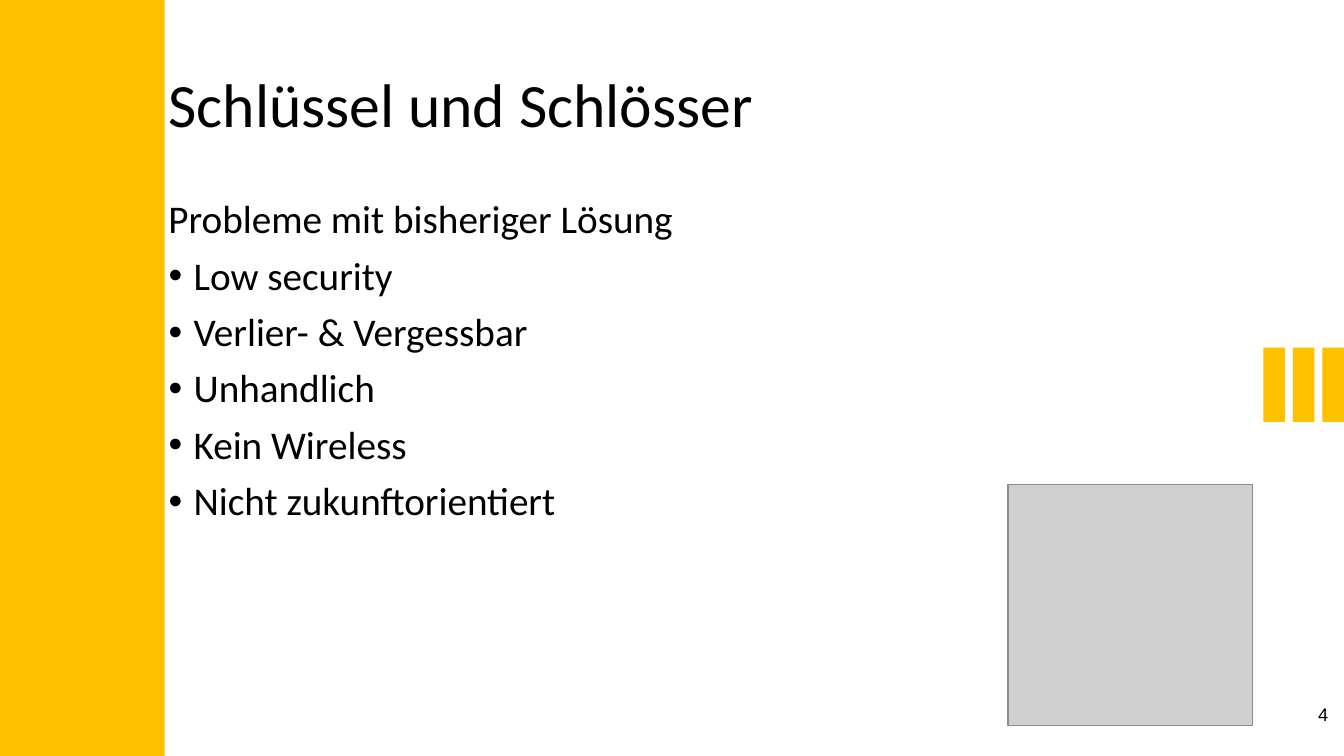
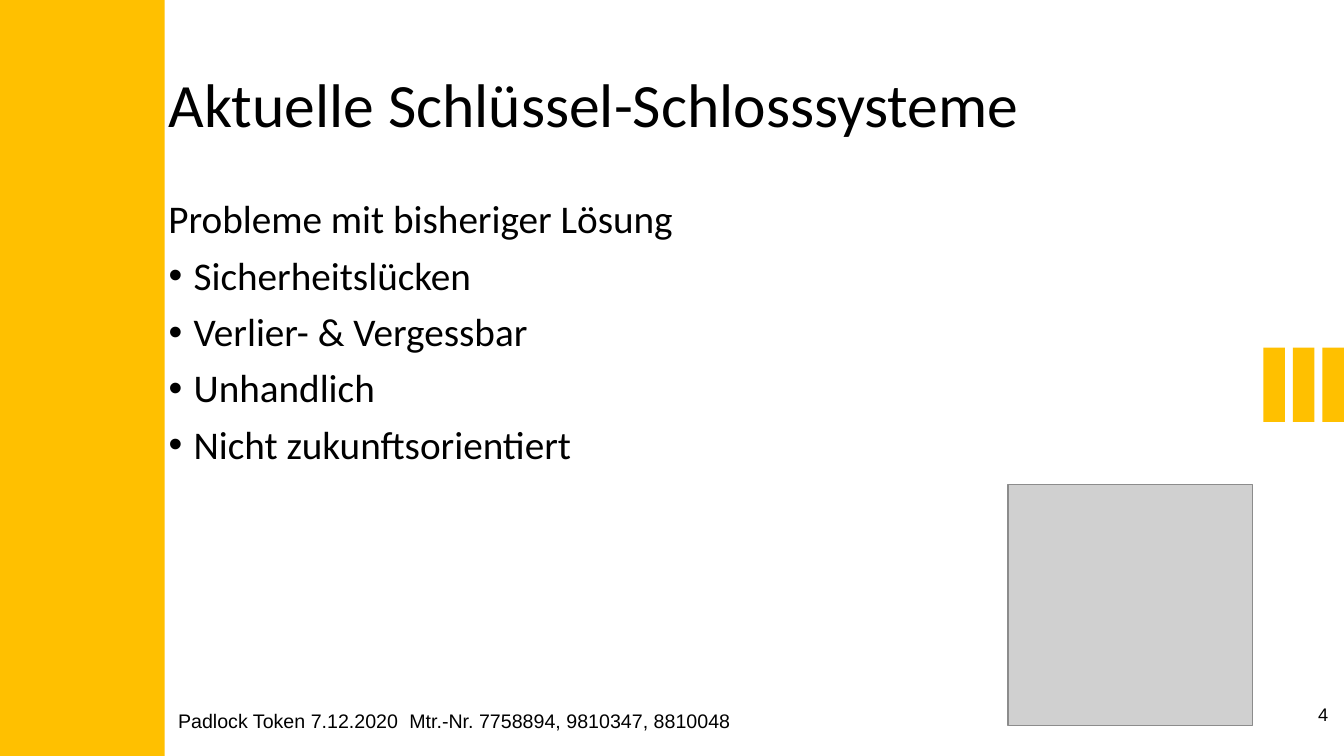
Before and after one commit to LucK1Y/Padlock-Token, a slide deck: slide 4 of presentation/Padlock_Token.pptx. Drawn at 1344x756 pixels with LibreOffice and Linux fonts; fonts in the diff are those of the drawing; grey boxes stand for pictures. Boxes give left, top, right and bottom in pixels: in the first picture for what was removed or moved away, otherwise in the second. Text is boxed around its words. In the diff, an @@ line names an element or a change of style, - is before the commit and + after.

```diff
--- a/presentation/Padlock_Token.pptx
+++ b/presentation/Padlock_Token.pptx
@@ text at [168,84,1018,137]: text changed @@
-Schlüssel und Schlösser
+Aktuelle Schlüssel-Schlosssysteme
@@ text at [194,262,471,291]: text changed @@
-• Low security
+• Sicherheitslücken
@@ text at [194,431,571,460]: text changed @@
-• Kein Wireless
-• Nicht zukunftorientiert
+• Nicht zukunftsorientiert
@@ text added at [178,713,730,731], 14 pt, text #000000 @@
+Padlock Token 7.12.2020 Mtr.-Nr. 7758894, 9810347, 8810048
```
Also in this commit, not shown: 6 other slides changed, 2 slides added.
